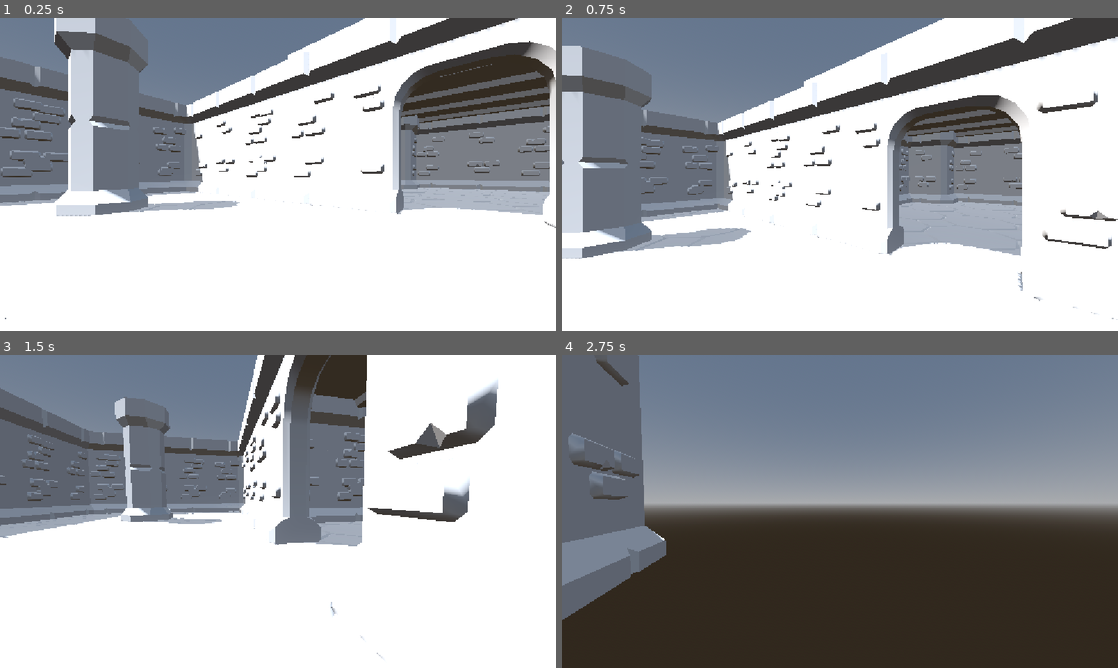
Above: before the commit, frames 1-4 (two rows, left to right).
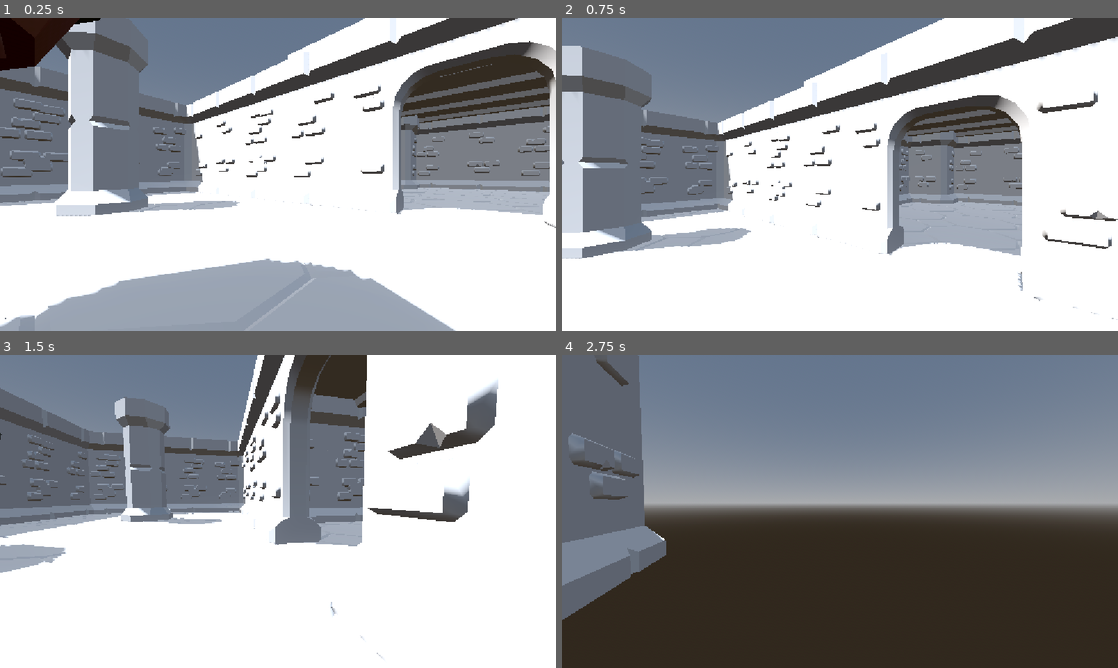
Above: after the commit, the same moments.

Repository: SebEmmen/GameDesign
Game: Godot game, scene res://3d/scenes/main.tscn
Two runs of this game, one before a commit and one after it. Both use one fixed random seed, a clock stepped at 60 frames per second and the inputs below. This scene is started directly instead of the project's main scene.
Inputs (mouse positions are in pixels of both pictures, inside the frame that each line leads up to):
- Up to frame 1 (0.25 s): no input
- Up to frame 2 (0.75 s): tap Enter (ui_accept) at 0.5 s; move the mouse to (962, 158) at 0.52 s; hold D (ui_right) from 0.53 s (still down); click (962, 158) at 0.67 s
- Up to frame 3 (1.5 s): tap Enter (ui_accept) at 0.77 s; move the mouse to (250, 511) at 1.27 s; release D (ui_right) at 1.28 s; hold W (ui_up) from 1.28 s (still down)
- Up to frame 4 (2.75 s): keep holding W (ui_up); tap Enter (ui_accept) at 1.52 s; move the mouse to (851, 505) at 2.02 s

The runs differ from the first frame. In frame 1, 14% of the frame differs, in the area x 0-82%, y 0-100%; in frame 2, nothing differs; in frame 3, 0.7%; in frame 4, nothing differs.

Commit message:
Update Godot scene; add barrel & skeleton
Add editor folding configs and update scene/imports. Several .godot/editor folding files were added/modified; mat_dungeon folding now unfolds Albedo. main.tscn uid and ext_resources updated (added barrel.glb and skeleton scene), metadata floor adjusted, and two new nodes (barrel and Node3D instance) appended. Imported .scn binaries and MD5s changed and uid_cache.bin updated. Editor editstate tweaked (selection, camera position/rotation/distance, transform_gizmo, local_coords). Co-authored-by: Copilot <223556219+Copilot@users.noreply.github.com>

Diff:
--- a/first-game-teun/3d/scenes/main.tscn
+++ b/first-game-teun/3d/scenes/main.tscn
@@ -1,7 +1,9 @@
-[gd_scene format=3 uid="uid://86iocqt4hveg"]
+[gd_scene format=3 uid="uid://cw2nb0rv1h62c"]
 
 [ext_resource type="PackedScene" uid="uid://bs72ogkvdd7d6" path="res://3d/addons/proto_controller/proto_controller.tscn" id="1_2f8sp"]
+[ext_resource type="PackedScene" uid="uid://d7o2dlbkr2ro" path="res://3d/models/barrel/barrel.glb" id="3_i22p1"]
 [ext_resource type="MeshLibrary" uid="uid://bfjvl1mc43ttl" path="res://3d/mesh_lib/dungeon.tres" id="4_2ft8v"]
+[ext_resource type="PackedScene" uid="uid://bn5c7bk4lt06e" path="res://3d/scenes/skeleton.tscn" id="4_3ltbu"]
 
 [sub_resource type="ProceduralSkyMaterial" id="ProceduralSkyMaterial_qedrt"]
 sky_horizon_color = Color(0.66224277, 0.6717428, 0.6867428, 1)
@@ -97,4 +99,10 @@
 data = {
 "cells": PackedInt32Array(3, 65530, 0, 3, 65531, 0, 3, 65532, 2, 3, 65533, 0, 3, 65534, 0, 3, 65535, 0, 2, 65535, 0, 1, …(1710 unchanged characters)…
 }
-metadata/_editor_floor_ = Vector3(0, 0, 0)
+metadata/_editor_floor_ = Vector3(0, 7, 0)
+
+[node name="barrel" parent="." unique_id=1535717873 instance=ExtResource("3_i22p1")]
+transform = Transform3D(1, 0, 0, 0, 1, 0, 0, 0, 1, 0.59504795, 2.3426356, -4.613871)
+
+[node name="Node3D" parent="." unique_id=841152927 instance=ExtResource("4_3ltbu")]
+transform = Transform3D(1, 0, 0, 0, 1, 0, 0, 0, 1, -1.041853, 1.0438805, -10.198774)
